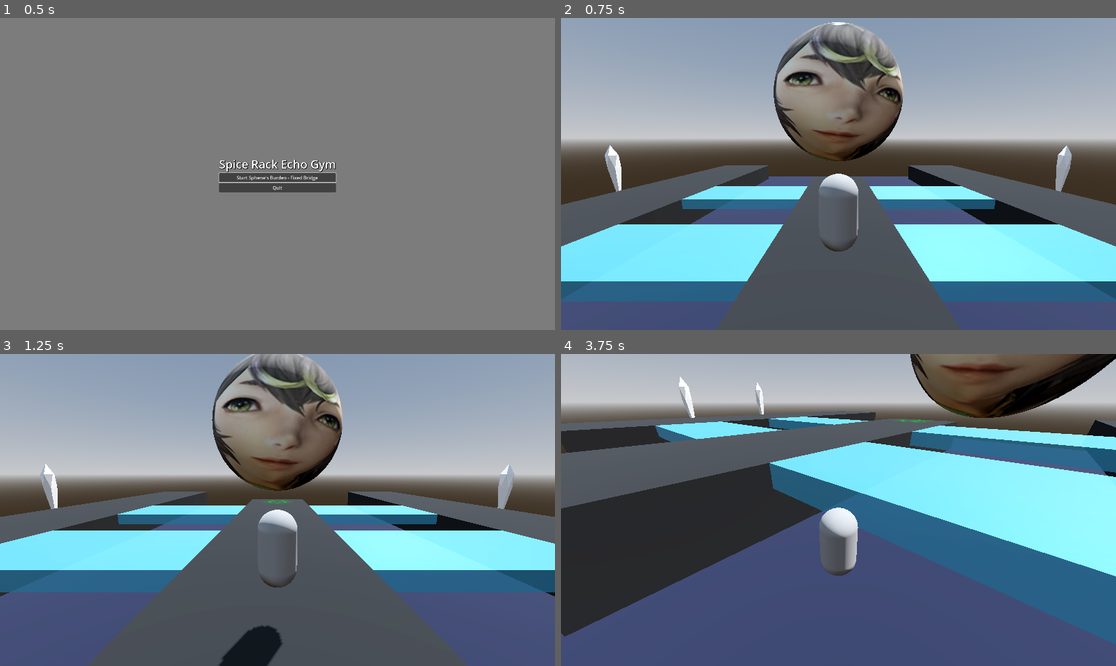
Above: before the commit, frames 1-4 (two rows, left to right).
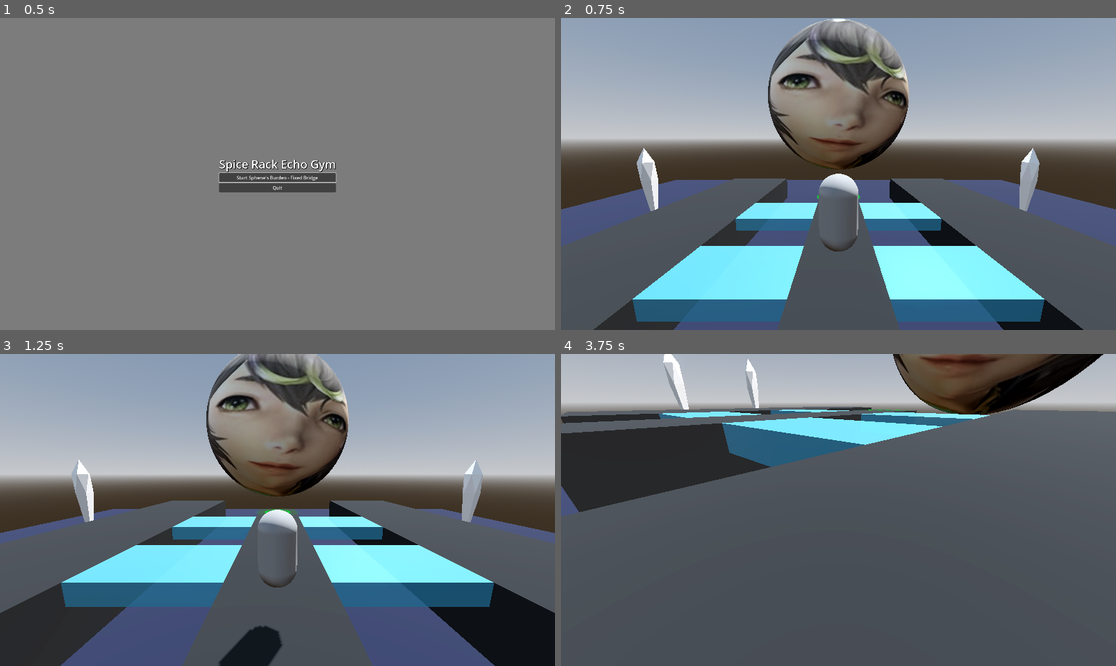
Above: after the commit, the same moments.

Repository: nickfreechack/sreg
Game: Godot game, scene res://scenes/main_menu.tscn
Two runs of this game, one before a commit and one after it. Both use one fixed random seed, a clock stepped at 60 frames per second and the inputs below.
Inputs (mouse positions are in pixels of both pictures, inside the frame that each line leads up to):
- Up to frame 1 (0.5 s): no input
- Up to frame 2 (0.75 s): click "Start Sphene's Burden - Fixed…" at 0.5 s
- Up to frame 3 (1.25 s): no input
- Up to frame 4 (3.75 s): move the mouse to (960, 494) at 1.27 s; hold D (move_right) 1.28-2.03 s; hold Right mouse button (right_click) 1.28-2.03 s; move the mouse to (810, 510) at 2.02 s; hold W (move_forward) 2.03-2.78 s; right-click (810, 510) at 2.1 s; move the mouse to (894, 441) at 2.77 s; hold D (move_right) 2.78-3.53 s; hold Right mouse button (right_click) 2.78-3.53 s; move the mouse to (832, 516) at 3.52 s; hold W (move_forward) from 3.53 s (still down); right-click (832, 516) at 3.6 s

Frame 1 is identical in both runs. In frame 2, 42% of the frame differs, in the area x 0-100%, y 0-100%; in frame 3, 43%; in frame 4, 82%.

Commit message:
Arena resized, tether length and player speed adjusted

Diff:
--- a/scenes/level-sphene.tscn
+++ b/scenes/level-sphene.tscn
@@ -32,55 +32,55 @@
 
 [sub_resource type="BoxMesh" id="BoxMesh_apld3"]
 material = ExtResource("3_fc5ub")
-size = Vector3(8, 3, 30)
-
-[sub_resource type="ConcavePolygonShape3D" id="ConcavePolygonShape3D_23v64"]
-data = PackedVector3Array(-4, 1.5, 15, 4, 1.5, 15, -4, -1.5, 15, 4, 1.5, 15, 4, -1.5, 15, -4, -1.5, 15, 4, 1.5, -15, -4, 1.5, -15, 4, -1.5, -15, -4, 1.5, -15, -4, -1.5, -15, 4, -1.5, -15, 4, 1.5, 15, 4, 1.5, -15, 4, -1.5, 15, 4, 1.5, -15, 4, -1.5, -15, 4, -1.5, 15, -4, 1.5, -15, -4, 1.5, 15, -4, -1.5, -15, -4, 1.5, 15, -4, -1.5, 15, -4, -1.5, -15, 4, 1.5, 15, -4, 1.5, 15, 4, 1.5, -15, -4, 1.5, 15, -4, 1.5, -15, 4, 1.5, -15, -4, -1.5, 15, 4, -1.5, 15, -4, -1.5, -15, 4, -1.5, 15, 4, -1.5, -15, -4, -1.5, -15)
+size = Vector3(4, 3, 20)
+
+[sub_resource type="ConcavePolygonShape3D" id="ConcavePolygonShape3D_jlmho"]
+data = PackedVector3Array(-2, 1.5, 10, 2, 1.5, 10, -2, -1.5, 10, 2, 1.5, 10, 2, -1.5, 10, -2, -1.5, 10, 2, 1.5, -10, -2, 1.5, -10, 2, -1.5, -10, -2, 1.5, -10, -2, -1.5, -10, 2, -1.5, -10, 2, 1.5, 10, 2, 1.5, -10, 2, -1.5, 10, 2, 1.5, -10, 2, -1.5, -10, 2, -1.5, 10, -2, 1.5, -10, -2, 1.5, 10, -2, -1.5, -10, -2, 1.5, 10, -2, -1.5, 10, -2, -1.5, -10, 2, 1.5, 10, -2, 1.5, 10, 2, 1.5, -10, -2, 1.5, 10, -2, 1.5, -10, 2, 1.5, -10, -2, -1.5, 10, 2, -1.5, 10, -2, -1.5, -10, 2, -1.5, 10, 2, -1.5, -10, -2, -1.5, -10)
 
 [sub_resource type="BoxMesh" id="BoxMesh_1k5p1"]
 material = ExtResource("3_fc5ub")
-size = Vector3(10, 3, 44)
-
-[sub_resource type="ConcavePolygonShape3D" id="ConcavePolygonShape3D_7uvy6"]
-data = PackedVector3Array(-5, 1.5, 22, 5, 1.5, 22, -5, -1.5, 22, 5, 1.5, 22, 5, -1.5, 22, -5, -1.5, 22, 5, 1.5, -22, -5, 1.5, -22, 5, -1.5, -22, -5, 1.5, -22, -5, -1.5, -22, 5, -1.5, -22, 5, 1.5, 22, 5, 1.5, -22, 5, -1.5, 22, 5, 1.5, -22, 5, -1.5, -22, 5, -1.5, 22, -5, 1.5, -22, -5, 1.5, 22, -5, -1.5, -22, -5, 1.5, 22, -5, -1.5, 22, -5, -1.5, -22, 5, 1.5, 22, -5, 1.5, 22, 5, 1.5, -22, -5, 1.5, 22, -5, 1.5, -22, 5, 1.5, -22, -5, -1.5, 22, 5, -1.5, 22, -5, -1.5, -22, 5, -1.5, 22, 5, -1.5, -22, -5, -1.5, -22)
+size = Vector3(8, 3, 28)
+
+[sub_resource type="ConcavePolygonShape3D" id="ConcavePolygonShape3D_gndt6"]
+data = PackedVector3Array(-4, 1.5, 14, 4, 1.5, 14, -4, -1.5, 14, 4, 1.5, 14, 4, -1.5, 14, -4, -1.5, 14, 4, 1.5, -14, -4, 1.5, -14, 4, -1.5, -14, -4, 1.5, -14, -4, -1.5, -14, 4, -1.5, -14, 4, 1.5, 14, 4, 1.5, -14, 4, -1.5, 14, 4, 1.5, -14, 4, -1.5, -14, 4, -1.5, 14, -4, 1.5, -14, -4, 1.5, 14, -4, -1.5, -14, -4, 1.5, 14, -4, -1.5, 14, -4, -1.5, -14, 4, 1.5, 14, -4, 1.5, 14, 4, 1.5, -14, -4, 1.5, 14, -4, 1.5, -14, 4, 1.5, -14, -4, -1.5, 14, 4, -1.5, 14, -4, -1.5, -14, 4, -1.5, 14, 4, -1.5, -14, -4, -1.5, -14)
 
 [sub_resource type="BoxMesh" id="BoxMesh_iu55t"]
 material = ExtResource("4_havcc")
-size = Vector3(12, 1, 6)
-
-[sub_resource type="ConcavePolygonShape3D" id="ConcavePolygonShape3D_apft8"]
-data = PackedVector3Array(-6, 0.5, 3, 6, 0.5, 3, -6, -0.5, 3, 6, 0.5, 3, 6, -0.5, 3, -6, -0.5, 3, 6, 0.5, -3, -6, 0.5, -3, 6, -0.5, -3, -6, 0.5, -3, -6, -0.5, -3, 6, -0.5, -3, 6, 0.5, 3, 6, 0.5, -3, 6, -0.5, 3, 6, 0.5, -3, 6, -0.5, -3, 6, -0.5, 3, -6, 0.5, -3, -6, 0.5, 3, -6, -0.5, -3, -6, 0.5, 3, -6, -0.5, 3, -6, -0.5, -3, 6, 0.5, 3, -6, 0.5, 3, 6, 0.5, -3, -6, 0.5, 3, -6, 0.5, -3, 6, 0.5, -3, -6, -0.5, 3, 6, -0.5, 3, -6, -0.5, -3, 6, -0.5, 3, 6, -0.5, -3, -6, -0.5, -3)
+size = Vector3(6, 1, 4)
 
 [sub_resource type="BoxShape3D" id="BoxShape3D_uit6n"]
-size = Vector3(8, 4, 6)
+size = Vector3(4, 4, 4)
+
+[sub_resource type="ConcavePolygonShape3D" id="ConcavePolygonShape3D_ngkkm"]
+data = PackedVector3Array(-3, 0.5, 2, 3, 0.5, 2, -3, -0.5, 2, 3, 0.5, 2, 3, -0.5, 2, -3, -0.5, 2, 3, 0.5, -2, -3, 0.5, -2, 3, -0.5, -2, -3, 0.5, -2, -3, -0.5, -2, 3, -0.5, -2, 3, 0.5, 2, 3, 0.5, -2, 3, -0.5, 2, 3, 0.5, -2, 3, -0.5, -2, 3, -0.5, 2, -3, 0.5, -2, -3, 0.5, 2, -3, -0.5, -2, -3, 0.5, 2, -3, -0.5, 2, -3, -0.5, -2, 3, 0.5, 2, -3, 0.5, 2, 3, 0.5, -2, -3, 0.5, 2, -3, 0.5, -2, 3, 0.5, -2, -3, -0.5, 2, 3, -0.5, 2, -3, -0.5, -2, 3, -0.5, 2, 3, -0.5, -2, -3, -0.5, -2)
 
 [sub_resource type="BoxMesh" id="BoxMesh_5px8w"]
 material = ExtResource("4_havcc")
-size = Vector3(12, 1, 6)
-
-[sub_resource type="ConcavePolygonShape3D" id="ConcavePolygonShape3D_p2e7p"]
-data = PackedVector3Array(-6, 0.5, 3, 6, 0.5, 3, -6, -0.5, 3, 6, 0.5, 3, 6, -0.5, 3, -6, -0.5, 3, 6, 0.5, -3, -6, 0.5, -3, 6, -0.5, -3, -6, 0.5, -3, -6, -0.5, -3, 6, -0.5, -3, 6, 0.5, 3, 6, 0.5, -3, 6, -0.5, 3, 6, 0.5, -3, 6, -0.5, -3, 6, -0.5, 3, -6, 0.5, -3, -6, 0.5, 3, -6, -0.5, -3, -6, 0.5, 3, -6, -0.5, 3, -6, -0.5, -3, 6, 0.5, 3, -6, 0.5, 3, 6, 0.5, -3, -6, 0.5, 3, -6, 0.5, -3, 6, 0.5, -3, -6, -0.5, 3, 6, -0.5, 3, -6, -0.5, -3, 6, -0.5, 3, 6, -0.5, -3, -6, -0.5, -3)
+size = Vector3(6, 1, 4)
+
+[sub_resource type="ConcavePolygonShape3D" id="ConcavePolygonShape3D_nxf6c"]
+data = PackedVector3Array(-3, 0.5, 2, 3, 0.5, 2, -3, -0.5, 2, 3, 0.5, 2, 3, -0.5, 2, -3, -0.5, 2, 3, 0.5, -2, -3, 0.5, -2, 3, -0.5, -2, -3, 0.5, -2, -3, -0.5, -2, 3, -0.5, -2, 3, 0.5, 2, 3, 0.5, -2, 3, -0.5, 2, 3, 0.5, -2, 3, -0.5, -2, 3, -0.5, 2, -3, 0.5, -2, -3, 0.5, 2, -3, -0.5, -2, -3, 0.5, 2, -3, -0.5, 2, -3, -0.5, -2, 3, 0.5, 2, -3, 0.5, 2, 3, 0.5, -2, -3, 0.5, 2, -3, 0.5, -2, 3, 0.5, -2, -3, -0.5, 2, 3, -0.5, 2, -3, -0.5, -2, 3, -0.5, 2, 3, -0.5, -2, -3, -0.5, -2)
 
 [sub_resource type="BoxMesh" id="BoxMesh_kg2uc"]
 material = ExtResource("3_fc5ub")
-size = Vector3(10, 3, 44)
-
-[sub_resource type="ConcavePolygonShape3D" id="ConcavePolygonShape3D_durle"]
-data = PackedVector3Array(-5, 1.5, 22, 5, 1.5, 22, -5, -1.5, 22, 5, 1.5, 22, 5, -1.5, 22, -5, -1.5, 22, 5, 1.5, -22, -5, 1.5, -22, 5, -1.5, -22, -5, 1.5, -22, -5, -1.5, -22, 5, -1.5, -22, 5, 1.5, 22, 5, 1.5, -22, 5, -1.5, 22, 5, 1.5, -22, 5, -1.5, -22, 5, -1.5, 22, -5, 1.5, -22, -5, 1.5, 22, -5, -1.5, -22, -5, 1.5, 22, -5, -1.5, 22, -5, -1.5, -22, 5, 1.5, 22, -5, 1.5, 22, 5, 1.5, -22, -5, 1.5, 22, -5, 1.5, -22, 5, 1.5, -22, -5, -1.5, 22, 5, -1.5, 22, -5, -1.5, -22, 5, -1.5, 22, 5, -1.5, -22, -5, -1.5, -22)
+size = Vector3(8, 3, 28)
+
+[sub_resource type="ConcavePolygonShape3D" id="ConcavePolygonShape3D_bki2a"]
+data = PackedVector3Array(-4, 1.5, 14, 4, 1.5, 14, -4, -1.5, 14, 4, 1.5, 14, 4, -1.5, 14, -4, -1.5, 14, 4, 1.5, -14, -4, 1.5, -14, 4, -1.5, -14, -4, 1.5, -14, -4, -1.5, -14, 4, -1.5, -14, 4, 1.5, 14, 4, 1.5, -14, 4, -1.5, 14, 4, 1.5, -14, 4, -1.5, -14, 4, -1.5, 14, -4, 1.5, -14, -4, 1.5, 14, -4, -1.5, -14, -4, 1.5, 14, -4, -1.5, 14, -4, -1.5, -14, 4, 1.5, 14, -4, 1.5, 14, 4, 1.5, -14, -4, 1.5, 14, -4, 1.5, -14, 4, 1.5, -14, -4, -1.5, 14, 4, -1.5, 14, -4, -1.5, -14, 4, -1.5, 14, 4, -1.5, -14, -4, -1.5, -14)
 
 [sub_resource type="BoxMesh" id="BoxMesh_0s0ae"]
 material = ExtResource("4_havcc")
-size = Vector3(12, 1, 6)
-
-[sub_resource type="ConcavePolygonShape3D" id="ConcavePolygonShape3D_cfxka"]
-data = PackedVector3Array(-6, 0.5, 3, 6, 0.5, 3, -6, -0.5, 3, 6, 0.5, 3, 6, -0.5, 3, -6, -0.5, 3, 6, 0.5, -3, -6, 0.5, -3, 6, -0.5, -3, -6, 0.5, -3, -6, -0.5, -3, 6, -0.5, -3, 6, 0.5, 3, 6, 0.5, -3, 6, -0.5, 3, 6, 0.5, -3, 6, -0.5, -3, 6, -0.5, 3, -6, 0.5, -3, -6, 0.5, 3, -6, -0.5, -3, -6, 0.5, 3, -6, -0.5, 3, -6, -0.5, -3, 6, 0.5, 3, -6, 0.5, 3, 6, 0.5, -3, -6, 0.5, 3, -6, 0.5, -3, 6, 0.5, -3, -6, -0.5, 3, 6, -0.5, 3, -6, -0.5, -3, 6, -0.5, 3, 6, -0.5, -3, -6, -0.5, -3)
+size = Vector3(6, 1, 4)
+
+[sub_resource type="ConcavePolygonShape3D" id="ConcavePolygonShape3D_yhlfq"]
+data = PackedVector3Array(-3, 0.5, 2, 3, 0.5, 2, -3, -0.5, 2, 3, 0.5, 2, 3, -0.5, 2, -3, -0.5, 2, 3, 0.5, -2, -3, 0.5, -2, 3, -0.5, -2, -3, 0.5, -2, -3, -0.5, -2, 3, -0.5, -2, 3, 0.5, 2, 3, 0.5, -2, 3, -0.5, 2, 3, 0.5, -2, 3, -0.5, -2, 3, -0.5, 2, -3, 0.5, -2, -3, 0.5, 2, -3, -0.5, -2, -3, 0.5, 2, -3, -0.5, 2, -3, -0.5, -2, 3, 0.5, 2, -3, 0.5, 2, 3, 0.5, -2, -3, 0.5, 2, -3, 0.5, -2, 3, 0.5, -2, -3, -0.5, 2, 3, -0.5, 2, -3, -0.5, -2, 3, -0.5, 2, 3, -0.5, -2, -3, -0.5, -2)
 
 [sub_resource type="BoxMesh" id="BoxMesh_4hjsp"]
 material = ExtResource("4_havcc")
-size = Vector3(12, 1, 6)
-
-[sub_resource type="ConcavePolygonShape3D" id="ConcavePolygonShape3D_7yu5w"]
-data = PackedVector3Array(-6, 0.5, 3, 6, 0.5, 3, -6, -0.5, 3, 6, 0.5, 3, 6, -0.5, 3, -6, -0.5, 3, 6, 0.5, -3, -6, 0.5, -3, 6, -0.5, -3, -6, 0.5, -3, -6, -0.5, -3, 6, -0.5, -3, 6, 0.5, 3, 6, 0.5, -3, 6, -0.5, 3, 6, 0.5, -3, 6, -0.5, -3, 6, -0.5, 3, -6, 0.5, -3, -6, 0.5, 3, -6, -0.5, -3, -6, 0.5, 3, -6, -0.5, 3, -6, -0.5, -3, 6, 0.5, 3, -6, 0.5, 3, 6, 0.5, -3, -6, 0.5, 3, -6, 0.5, -3, 6, 0.5, -3, -6, -0.5, 3, 6, -0.5, 3, -6, -0.5, -3, 6, -0.5, 3, 6, -0.5, -3, -6, -0.5, -3)
+size = Vector3(6, 1, 4)
+
+[sub_resource type="ConcavePolygonShape3D" id="ConcavePolygonShape3D_x3jh3"]
+data = PackedVector3Array(-3, 0.5, 2, 3, 0.5, 2, -3, -0.5, 2, 3, 0.5, 2, 3, -0.5, 2, -3, -0.5, 2, 3, 0.5, -2, -3, 0.5, -2, 3, -0.5, -2, -3, 0.5, -2, -3, -0.5, -2, 3, -0.5, -2, 3, 0.5, 2, 3, 0.5, -2, 3, -0.5, 2, 3, 0.5, -2, 3, -0.5, -2, 3, -0.5, 2, -3, 0.5, -2, -3, 0.5, 2, -3, -0.5, -2, -3, 0.5, 2, -3, -0.5, 2, -3, -0.5, -2, 3, 0.5, 2, -3, 0.5, 2, 3, 0.5, -2, -3, 0.5, 2, -3, 0.5, -2, 3, 0.5, -2, -3, -0.5, 2, 3, -0.5, 2, -3, -0.5, -2, 3, -0.5, 2, 3, -0.5, -2, -3, -0.5, -2)
 
 [sub_resource type="ShaderMaterial" id="ShaderMaterial_wr1rr"]
 render_priority = 0
@@ -130,7 +130,7 @@
 
 [sub_resource type="BoxMesh" id="BoxMesh_rje3a"]
 material = SubResource("ShaderMaterial_usng3")
-size = Vector3(8, 10, 30)
+size = Vector3(4, 10, 20)
 
 [sub_resource type="StandardMaterial3D" id="StandardMaterial3D_xae3x"]
 albedo_texture = ExtResource("8_eveo1")
@@ -154,7 +154,7 @@
 shadow_enabled = true
 
 [node name="Player" parent="." instance=ExtResource("1_76l3e")]
-transform = Transform3D(1, 0, 0, 0, 1, 0, 0, 0, 1, 0, 6, 12)
+transform = Transform3D(1, 0, 0, 0, 1, 0, 0, 0, 1, 0, 6, 6)
 top_level = true
 collision_layer = 3
 collision_mask = 3
@@ -188,109 +188,110 @@
 [node name="Stage" type="Node3D" parent="."]
 
 [node name="PlatformCenter" type="MeshInstance3D" parent="Stage"]
+transform = Transform3D(1, 0, 0, 0, 1, 0, 0, 0, 1, 0, 0, -2)
 mesh = SubResource("BoxMesh_apld3")
 skeleton = NodePath("../..")
 
 [node name="StaticBody3D" type="StaticBody3D" parent="Stage/PlatformCenter"]
 
 [node name="CollisionShape3D" type="CollisionShape3D" parent="Stage/PlatformCenter/StaticBody3D"]
-shape = SubResource("ConcavePolygonShape3D_23v64")
+shape = SubResource("ConcavePolygonShape3D_jlmho")
 
 [node name="PlatformWest" type="MeshInstance3D" parent="Stage"]
-transform = Transform3D(1, 0, 0, 0, 1, 0, 0, 0, 1, -21, 0, -7)
+transform = Transform3D(1, 0, 0, 0, 1, 0, 0, 0, 1, -12, 0, -6)
 mesh = SubResource("BoxMesh_1k5p1")
 skeleton = NodePath("../..")
 
 [node name="StaticBody3D" type="StaticBody3D" parent="Stage/PlatformWest"]
 
 [node name="CollisionShape3D" type="CollisionShape3D" parent="Stage/PlatformWest/StaticBody3D"]
-shape = SubResource("ConcavePolygonShape3D_7uvy6")
+shape = SubResource("ConcavePolygonShape3D_gndt6")
 
 [node name="IceBridgeNW" type="MeshInstance3D" parent="Stage"]
-transform = Transform3D(1, 0, 0, 0, 1, 0, 0, 0, 1, -10, 1, -6)
+transform = Transform3D(1, 0, 0, 0, 1, 0, 0, 0, 1, -5, 1, -6)
 mesh = SubResource("BoxMesh_iu55t")
 skeleton = NodePath("../..")
 
+[node name="NWZone" type="Area3D" parent="Stage/IceBridgeNW"]
+
+[node name="CollisionShape3D" type="CollisionShape3D" parent="Stage/IceBridgeNW/NWZone"]
+transform = Transform3D(1, 0, 0, 0, 1, 0, 0, 0, 1, 0, 2, 0)
+shape = SubResource("BoxShape3D_uit6n")
+
 [node name="StaticBody3D" type="StaticBody3D" parent="Stage/IceBridgeNW"]
 
 [node name="CollisionShape3D" type="CollisionShape3D" parent="Stage/IceBridgeNW/StaticBody3D"]
-shape = SubResource("ConcavePolygonShape3D_apft8")
-
-[node name="NWZone" type="Area3D" parent="Stage/IceBridgeNW"]
-
-[node name="CollisionShape3D" type="CollisionShape3D" parent="Stage/IceBridgeNW/NWZone"]
+shape = SubResource("ConcavePolygonShape3D_ngkkm")
+
+[node name="IceBridgeSW" type="MeshInstance3D" parent="Stage"]
+transform = Transform3D(1, 0, 0, 0, 1, 0, 0, 0, 1, -5, 1, 2)
+mesh = SubResource("BoxMesh_5px8w")
+skeleton = NodePath("../..")
+
+[node name="SWZone" type="Area3D" parent="Stage/IceBridgeSW"]
+
+[node name="CollisionShape3D" type="CollisionShape3D" parent="Stage/IceBridgeSW/SWZone"]
 transform = Transform3D(1, 0, 0, 0, 1, 0, 0, 0, 1, 0, 2, 0)
 shape = SubResource("BoxShape3D_uit6n")
 
-[node name="IceBridgeSW" type="MeshInstance3D" parent="Stage"]
-transform = Transform3D(1, 0, 0, 0, 1, 0, 0, 0, 1, -10, 1, 6)
-mesh = SubResource("BoxMesh_5px8w")
-skeleton = NodePath("../..")
-
 [node name="StaticBody3D" type="StaticBody3D" parent="Stage/IceBridgeSW"]
 
 [node name="CollisionShape3D" type="CollisionShape3D" parent="Stage/IceBridgeSW/StaticBody3D"]
-shape = SubResource("ConcavePolygonShape3D_p2e7p")
-
-[node name="SWZone" type="Area3D" parent="Stage/IceBridgeSW"]
-
-[node name="CollisionShape3D" type="CollisionShape3D" parent="Stage/IceBridgeSW/SWZone"]
+shape = SubResource("ConcavePolygonShape3D_nxf6c")
+
+[node name="PlatformEast" type="MeshInstance3D" parent="Stage"]
+transform = Transform3D(1, 0, 0, 0, 1, 0, 0, 0, 1, 12, 0, -6)
+mesh = SubResource("BoxMesh_kg2uc")
+skeleton = NodePath("../..")
+
+[node name="StaticBody3D" type="StaticBody3D" parent="Stage/PlatformEast"]
+
+[node name="CollisionShape3D" type="CollisionShape3D" parent="Stage/PlatformEast/StaticBody3D"]
+shape = SubResource("ConcavePolygonShape3D_bki2a")
+
+[node name="IceBridgeNE" type="MeshInstance3D" parent="Stage"]
+transform = Transform3D(1, 0, 0, 0, 1, 0, 0, 0, 1, 5, 1, -6)
+mesh = SubResource("BoxMesh_0s0ae")
+skeleton = NodePath("../..")
+
+[node name="NEZone" type="Area3D" parent="Stage/IceBridgeNE"]
+
+[node name="CollisionShape3D" type="CollisionShape3D" parent="Stage/IceBridgeNE/NEZone"]
 transform = Transform3D(1, 0, 0, 0, 1, 0, 0, 0, 1, 0, 2, 0)
 shape = SubResource("BoxShape3D_uit6n")
 
-[node name="PlatformEast" type="MeshInstance3D" parent="Stage"]
-transform = Transform3D(1, 0, 0, 0, 1, 0, 0, 0, 1, 21, 0, -7)
-mesh = SubResource("BoxMesh_kg2uc")
-skeleton = NodePath("../..")
-
-[node name="StaticBody3D" type="StaticBody3D" parent="Stage/PlatformEast"]
-
-[node name="CollisionShape3D" type="CollisionShape3D" parent="Stage/PlatformEast/StaticBody3D"]
-shape = SubResource("ConcavePolygonShape3D_durle")
-
-[node name="IceBridgeNE" type="MeshInstance3D" parent="Stage"]
-transform = Transform3D(1, 0, 0, 0, 1, 0, 0, 0, 1, 10, 1, -6)
-mesh = SubResource("BoxMesh_0s0ae")
-skeleton = NodePath("../..")
-
 [node name="StaticBody3D" type="StaticBody3D" parent="Stage/IceBridgeNE"]
 
 [node name="CollisionShape3D" type="CollisionShape3D" parent="Stage/IceBridgeNE/StaticBody3D"]
-shape = SubResource("ConcavePolygonShape3D_cfxka")
-
-[node name="NEZone" type="Area3D" parent="Stage/IceBridgeNE"]
-
-[node name="CollisionShape3D" type="CollisionShape3D" parent="Stage/IceBridgeNE/NEZone"]
+shape = SubResource("ConcavePolygonShape3D_yhlfq")
+
+[node name="IceBridgeSE" type="MeshInstance3D" parent="Stage"]
+transform = Transform3D(1, 0, 0, 0, 1, 0, 0, 0, 1, 5, 1, 2)
+mesh = SubResource("BoxMesh_4hjsp")
+skeleton = NodePath("../..")
+
+[node name="SEZone" type="Area3D" parent="Stage/IceBridgeSE"]
+
+[node name="CollisionShape3D" type="CollisionShape3D" parent="Stage/IceBridgeSE/SEZone"]
 transform = Transform3D(1, 0, 0, 0, 1, 0, 0, 0, 1, 0, 2, 0)
 shape = SubResource("BoxShape3D_uit6n")
 
-[node name="IceBridgeSE" type="MeshInstance3D" parent="Stage"]
-transform = Transform3D(1, 0, 0, 0, 1, 0, 0, 0, 1, 10, 1, 6)
-mesh = SubResource("BoxMesh_4hjsp")
-skeleton = NodePath("../..")
-
 [node name="StaticBody3D" type="StaticBody3D" parent="Stage/IceBridgeSE"]
 
 [node name="CollisionShape3D" type="CollisionShape3D" parent="Stage/IceBridgeSE/StaticBody3D"]
-shape = SubResource("ConcavePolygonShape3D_7yu5w")
-
-[node name="SEZone" type="Area3D" parent="Stage/IceBridgeSE"]
-
-[node name="CollisionShape3D" type="CollisionShape3D" parent="Stage/IceBridgeSE/SEZone"]
-transform = Transform3D(1, 0, 0, 0, 1, 0, 0, 0, 1, 0, 2, 0)
-shape = SubResource("BoxShape3D_uit6n")
+shape = SubResource("ConcavePolygonShape3D_x3jh3")
 
 [node name="Hazards" type="Node3D" parent="."]
 
 [node name="Icicle1NE" parent="Hazards" instance=ExtResource("5_hdy1e")]
-transform = Transform3D(2, 0, 0, 0, 2, 0, 0, 0, 2, -16, 3, 18)
+transform = Transform3D(2, 0, 0, 0, 2, 0, 0, 0, 2, -9, 3, 10)
 
 [node name="IcicleCharge" type="MeshInstance3D" parent="Hazards/Icicle1NE"]
 visible = false
 mesh = SubResource("CylinderMesh_32il1")
 
 [node name="Icicle1SE" parent="Hazards" instance=ExtResource("5_hdy1e")]
-transform = Transform3D(2, 0, 0, 0, 2, 0, 0, 0, 2, -6, 3, 18)
+transform = Transform3D(2, 0, 0, 0, 2, 0, 0, 0, 2, -3, 3, 10)
 
 [node name="IcicleCharge" type="MeshInstance3D" parent="Hazards/Icicle1SE"]
 visible = false
@@ -298,7 +299,7 @@
 skeleton = NodePath("../../Icicle1NE")
 
 [node name="Icicle1SW" parent="Hazards" instance=ExtResource("5_hdy1e")]
-transform = Transform3D(2, 0, 0, 0, 2, 0, 0, 0, 2, 6, 3, 18)
+transform = Transform3D(2, 0, 0, 0, 2, 0, 0, 0, 2, 3, 3, 10)
 
 [node name="IcicleCharge" type="MeshInstance3D" parent="Hazards/Icicle1SW"]
 visible = false
@@ -306,7 +307,7 @@
 skeleton = NodePath("../../Icicle1NE")
 
 [node name="Icicle1NW" parent="Hazards" instance=ExtResource("5_hdy1e")]
-transform = Transform3D(2, 0, 0, 0, 2, 0, 0, 0, 2, 16, 3, 18)
+transform = Transform3D(2, 0, 0, 0, 2, 0, 0, 0, 2, 9, 3, 10)
 
 [node name="IcicleCharge" type="MeshInstance3D" parent="Hazards/Icicle1NW"]
 visible = false
@@ -314,7 +315,7 @@
 skeleton = NodePath("../../Icicle1NE")
 
 [node name="Icicle2NE" parent="Hazards" instance=ExtResource("5_hdy1e")]
-transform = Transform3D(2, 0, 0, 0, 2, 0, 0, 0, 2, -30, 3, -10)
+transform = Transform3D(2, 0, 0, 0, 2, 0, 0, 0, 2, -18, 3, -8)
 
 [node name="IcicleCharge" type="MeshInstance3D" parent="Hazards/Icicle2NE"]
 visible = false
@@ -322,7 +323,7 @@
 skeleton = NodePath("../../Icicle1NE")
 
 [node name="Icicle2SE" parent="Hazards" instance=ExtResource("5_hdy1e")]
-transform = Transform3D(2, 0, 0, 0, 2, 0, 0, 0, 2, -30, 3, 2)
+transform = Transform3D(2, 0, 0, 0, 2, 0, 0, 0, 2, -18, 3, 0)
 
 [node name="IcicleCharge" type="MeshInstance3D" parent="Hazards/Icicle2SE"]
 visible = false
@@ -330,7 +331,7 @@
 skeleton = NodePath("../../Icicle1NE")
 
 [node name="Icicle2SW" parent="Hazards" instance=ExtResource("5_hdy1e")]
-transform = Transform3D(2, 0, 0, 0, 2, 0, 0, 0, 2, 30, 3, 2)
+transform = Transform3D(2, 0, 0, 0, 2, 0, 0, 0, 2, 18, 3, 0)
 
 [node name="IcicleCharge" type="MeshInstance3D" parent="Hazards/Icicle2SW"]
 visible = false
@@ -338,7 +339,7 @@
 skeleton = NodePath("../../Icicle1NE")
 
 [node name="Icicle2NW" parent="Hazards" instance=ExtResource("5_hdy1e")]
-transform = Transform3D(2, 0, 0, 0, 2, 0, 0, 0, 2, 30, 3, -10)
+transform = Transform3D(2, 0, 0, 0, 2, 0, 0, 0, 2, 18, 3, -8)
 
 [node name="IcicleCharge" type="MeshInstance3D" parent="Hazards/Icicle2NW"]
 visible = false
@@ -357,7 +358,7 @@
 [node name="Triggers" type="Node3D" parent="."]
 
 [node name="StartTrigger" type="Area3D" parent="Triggers"]
-transform = Transform3D(1, 0, 0, 0, 1, 0, 0, 0, 1, 0, 1.5, -12)
+transform = Transform3D(1, 0, 0, 0, 1, 0, 0, 0, 1, 0, 1.5, -10)
 collision_layer = 2
 collision_mask = 2
 
@@ -384,11 +385,11 @@
 shape = SubResource("BoxShape3D_416f2")
 
 [node name="MeshInstance3D" type="MeshInstance3D" parent="Triggers/MainPlatTrigger/CollisionShape3D"]
-transform = Transform3D(1, 0, 0, 0, 1, 0, 0, 0, 1, 0, 2.5, 0)
+transform = Transform3D(1, 0, 0, 0, 1, 0, 0, 0, 1, 0, 2.5, -2)
 mesh = SubResource("BoxMesh_rje3a")
 
 [node name="Spheren" type="Node3D" parent="."]
-transform = Transform3D(1, 0, 0, 0, 1, 0, 0, 0, 1, 0, 20, -52)
+transform = Transform3D(0.8, 0, 0, 0, 0.8, 0, 0, 0, 0.8, 0, 16, -40)
 
 [node name="MeshInstance3D" type="MeshInstance3D" parent="Spheren"]
 transform = Transform3D(-1, 0, -8.74228e-08, 0, 1, 0, 8.74228e-08, 0, -1, 0, 0, 0)
--- a/scripts/level_sphene.gd
+++ b/scripts/level_sphene.gd
@@ -36,7 +36,7 @@
 	else:
 		$Triggers/Label3D.text = str("")
 
-	if tethered_position.distance_to($Player.get_position()) > 54:
+	if tethered_position.distance_to($Player.get_position()) > 33:
 		$Tether/CSGPolygon3D.material_override = broken_tether
 		m1safe = true
 	else:
--- a/scripts/player.gd
+++ b/scripts/player.gd
@@ -5,7 +5,7 @@
 var twist_input := 0.0
 var pitch_input := 0.0
 
-var player_velocity = 3000.0
+var player_velocity = 2500.0
 
 @onready var twist_pivot := $TwistPivot
 @onready var pitch_pivot := $TwistPivot/PitchPivot
